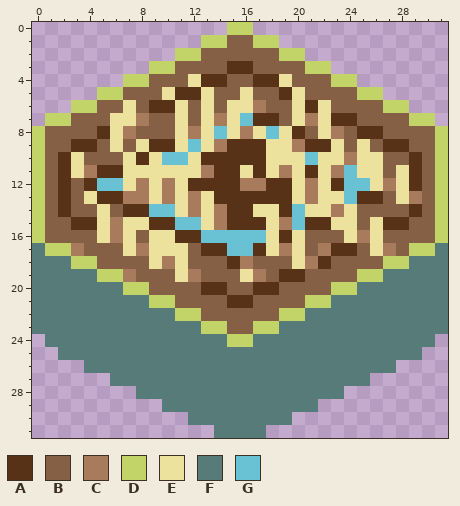
Pixel-art file: Assets/Sprites/Farm.aseprite. The picture above is the old version.
32x32 pixels, 1 frame.
Palette (. is transparent): A #573216  B #866044  C #a77b5b  D #c2d368  E #ede19e  F #567b79  G #68c2d3
Pixels before, first column x 0:
 0 ...............DD...............
 1 .............DDBBDD.............
 2 ...........DDBBBBBBDD...........
 3 .........DDBBBBAABBBBDD.........
 4 .......DDBBBEAABBAAEBBBDD.......
 5 .....DDBBBEAAEBBEBBAEBBBBDD.....
 6 ...DDBBEBAAEBEBEECBBEAEBBBBDD...
 7 .DDBBBEECBBEBECEGAABECEAABBBBDD.
 8 DBBBBAECBBBECEGECEGEABECBAABBBBD
 9 DBBAABEBEAAEGECAAAEECAAEBEBAABBD
10 DBAEBBBEAEGGEAAAAAEEEGEECEEBBABD
11 DBAECAAEEEEEECAAEAECEAECGEEBEABD
12 DBABAGGECECEAAAACCAAECEAGGECEABD
13 DBABEAACCECECEAAAAAAECEEGAABECBD
14 DBABBEBAAGGECECAAEEAGEECEBBBBABD
15 DBBAAECEEAAGGECAAAECGAAEEBEAABBD
16 DBBBBECEBEEAAGGGGGEAEBBBECEBBBBD
17 FDDCBBBECEEEBAAGGAECEBCAABECBDDF
18 FFFDDBBBBECEBBBACBBBECABBBBDDFFF
19 FFFFFDDCBBBECBBBECBAABBBBDDFFFFF
20 FFFFFFFDDBBBBAABBAABBBBDDFFFFFFF
21 FFFFFFFFFDDBBBBAABBBBDDFFFFFFFFF
22 FFFFFFFFFFFDDBBBBBBDDFFFFFFFFFFF
23 FFFFFFFFFFFFFDDBBDDFFFFFFFFFFFFF
24 .FFFFFFFFFFFFFFDDFFFFFFFFFFFFFF.
25 ..FFFFFFFFFFFFFFFFFFFFFFFFFFFF..
26 ....FFFFFFFFFFFFFFFFFFFFFFFF....
27 ......FFFFFFFFFFFFFFFFFFFF......
28 ........FFFFFFFFFFFFFFFF........
29 ..........FFFFFFFFFFFF..........
30 ............FFFFFFFF............
31 ..............FFFF..............
The same view after the edit:
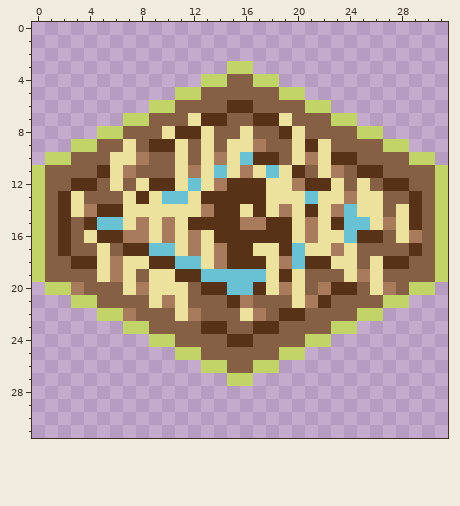
Edits made:
Changed rows in their new state; - is an unchanged pixel.
first column x 0:
 0 ---------------..---------------
 1 -------------......-------------
 2 -----------..........-----------
 3 ---------......DD......---------
 4 -------......DD--DD......-------
 5 -----......DDB--B--DD......-----
 6 ---......DDB-B-AAB--BDD......---
 7 -......DD--BEAABB--EBBBDD......-
 8 .....DDB--EAA-BBEBBAE-BB-DD.....
 9 ...DD-BEB---B-BEECBBE-EB-B-DD...
10 .DDB--E-CBBEBECEG-AB-C-AABB--DD.
11 --BBB-ECBBB-CEGECEGEAB--BAA-BB--
12 --BA-BEBEAA-GEC-AAEECAAEBEBAAB--
13 ---EBBBEA-GGEA----EE-G--CEE-BA--
14 ---ECAAEEEE-ECA-EA-CEA--GEE-E---
15 --AB-GG-CECEAAA-CCAAECEAGG-CEA--
16 --A-EAACC-CECEAAAAA--CEEGAA-EC--
17 DBAB-E-AAGG-CECAAE-AGEECE-BB-ABD
18 DBBAAECEEAAGGEC-AAECGA-EE-EAABBD
19 DBBBBECE-EEAAGGGGGE-E---ECEBBBBD
20 .DDCBBBECEEE---GG-ECE-CAABECBDD.
21 ...DDBBBBECE----C---ECABBBBDD...
22 .....DDCBBBEC---EC-AABBBBDD.....
23 .......DDBBBBAA--AABBBBDD.......
24 -........DDBBBBAABBBBDD........-
25 --.........DDBBBBBBDD.........--
26 ----.........DDBBDD.........----
27 ------.........DD.........------
28 --------................--------
29 ----------............----------
30 ------------........------------
31 --------------....--------------
Changed places in both pictures, as pixel boxes (x1, y1, x2, y2):
changed: (32, 22, 448, 438)
